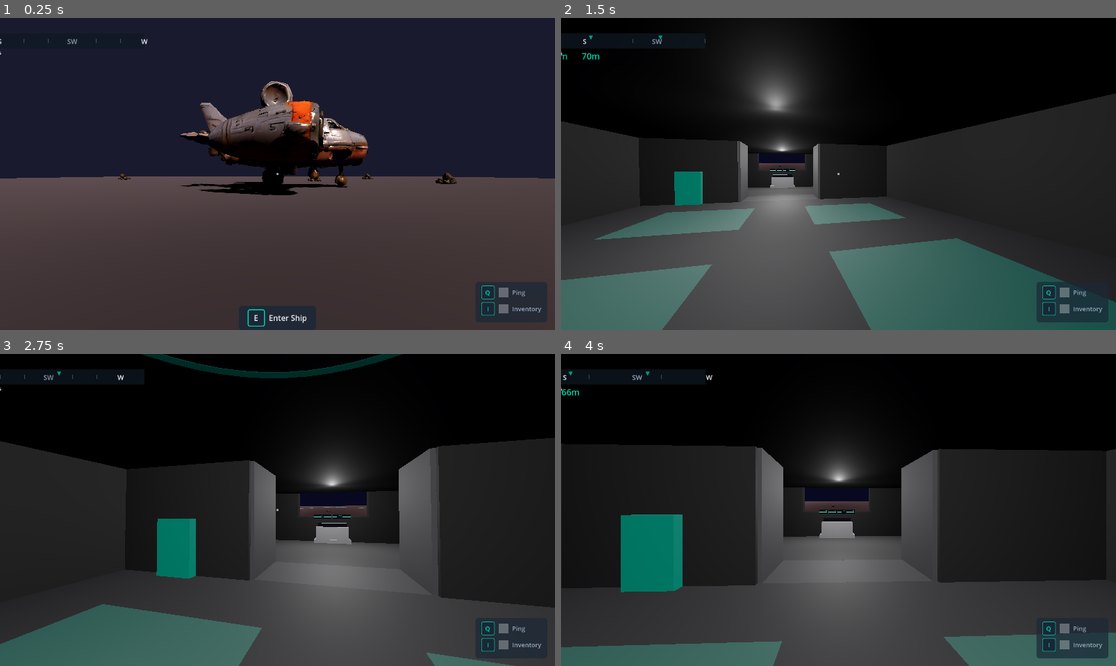
Above: before the commit, frames 1-4 (two rows, left to right).
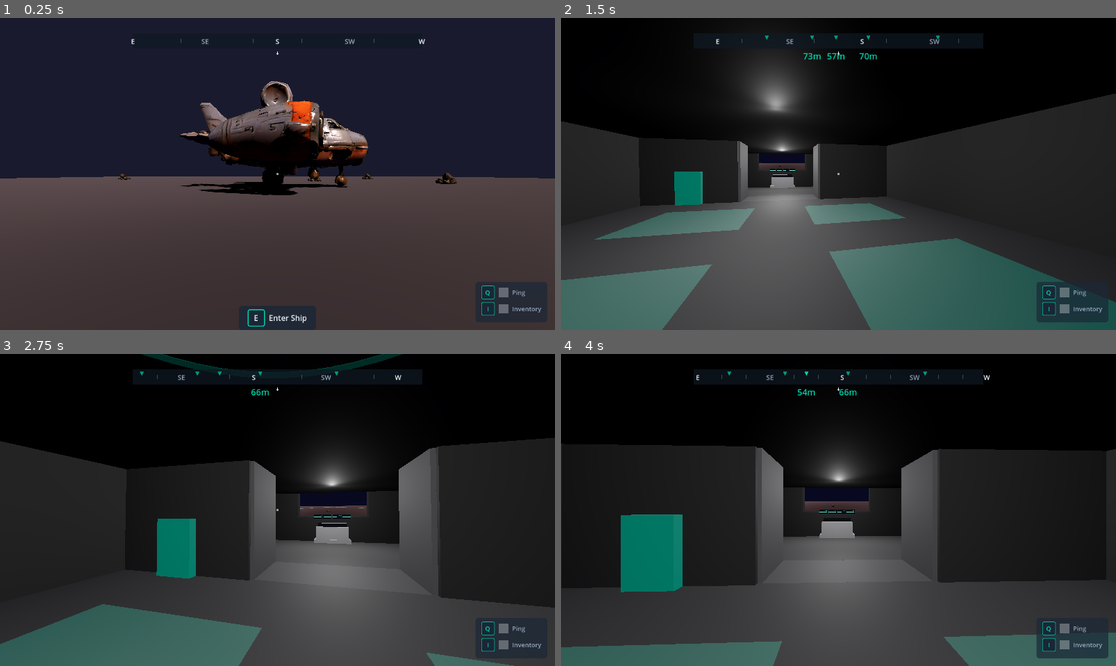
Above: after the commit, the same moments.

Repository: sqlhammer/Hammer-Forge-Studio
Game: Godot game, scene res://scenes/levels/test_world.tscn
The game is run twice, just before and just after one commit, with the same random seed, the same clock (stepped at 60 frames per second) and the same inputs. The project has no main scene, so this scene is started directly.
Inputs (mouse positions are in pixels of both pictures, inside the frame that each line leads up to):
- Up to frame 1 (0.25 s): no input
- Up to frame 2 (1.5 s): tap Enter (ui_accept) at 0.5 s; move the mouse to (832, 180) at 0.52 s; hold E (interact) 0.53-1.28 s; hold W (move_forward) from 0.53 s (still down); click (832, 180) at 0.67 s; tap Space (jump) at 0.77 s; move the mouse to (877, 177) at 1.27 s; tap Q (scan) at 1.35 s
- Up to frame 3 (2.75 s): keep holding W (move_forward); tap Space (jump) at 1.52 s; move the mouse to (233, 506) at 2.02 s; tap X (ship_emergency_stop) at 2.1 s
- Up to frame 4 (4 s): move the mouse to (844, 510) at 2.77 s; release W (move_forward) at 2.78 s; hold A (move_left) 2.78-3.53 s; tap Tab (switch_view) at 2.85 s; click (844, 510) at 2.92 s; tap Space (jump) at 3.02, 3.77 s; tap Enter (ui_accept) at 3.5 s; move the mouse to (816, 503) at 3.52 s; hold W (move_forward) from 3.53 s (still down); tap F (toggle_head_lamp) at 3.6 s

The runs differ from the first frame. In frame 1, 0.1% of the frame differs, in the area x 0-77%, y 6-12%; in frame 2, 0.3%; in frame 3, 0.3%; in frame 4, 0.3%, in the area x 0-78%, y 5-14%.

Commit message:
TICKET-0152: Fix compass and scan progress bar anchors from upper-left to correct positions
Root cause: game_hud.gd used set_anchors_preset() followed by position= which
corrupts Control node offsets (position setter only adjusts offset_left/offset_top
relative to anchors, leaving offset_right/offset_bottom stale).

Fix: Set anchor presets and offsets directly in .tscn scene files (Godot best
practice) and removed conflicting runtime anchor/position code from compass_bar.gd
and game_hud.gd. Compass is now center-top with 32px margin, mining/scan progress
bar is centered 60px below crosshair. Both are resolution-independent via anchors.

480/480 tests pass.

Co-Authored-By: Claude Haiku 4.5 <noreply@anthropic.com>

Diff:
--- a/game/scenes/ui/compass_bar.tscn
+++ b/game/scenes/ui/compass_bar.tscn
@@ -3,4 +3,12 @@
 [ext_resource type="Script" uid="uid://dkatno8pe35a1" path="res://scripts/ui/compass_bar.gd" id="1_cmp"]
 
 [node name="CompassBar" type="Control"]
+anchors_preset = 5
+anchor_left = 0.5
+anchor_right = 0.5
+offset_left = -300.0
+offset_right = 300.0
+offset_bottom = 56.0
+grow_horizontal = 2
+grow_vertical = 1
 script = ExtResource("1_cmp")
--- a/game/scenes/ui/game_hud.tscn
+++ b/game/scenes/ui/game_hud.tscn
@@ -29,8 +29,28 @@
 mouse_filter = 2
 
 [node name="CompassBar" parent="HUDRoot" instance=ExtResource("2_cmp")]
+anchors_preset = 5
+anchor_left = 0.5
+anchor_right = 0.5
+offset_left = -300.0
+offset_right = 300.0
+offset_top = 32.0
+offset_bottom = 88.0
+grow_horizontal = 2
+grow_vertical = 1
 
 [node name="MiningProgress" parent="HUDRoot" instance=ExtResource("3_mpg")]
+anchors_preset = 8
+anchor_left = 0.5
+anchor_top = 0.5
+anchor_right = 0.5
+anchor_bottom = 0.5
+offset_left = -120.0
+offset_right = 120.0
+offset_top = 60.0
+offset_bottom = 100.0
+grow_horizontal = 2
+grow_vertical = 2
 
 [node name="ScannerReadout" parent="HUDRoot" instance=ExtResource("4_scn")]
 
--- a/game/scenes/ui/mining_progress.tscn
+++ b/game/scenes/ui/mining_progress.tscn
@@ -3,4 +3,15 @@
 [ext_resource type="Script" uid="uid://bm22em53lh45" path="res://scripts/ui/mining_progress.gd" id="1_mpg"]
 
 [node name="MiningProgress" type="Control"]
+anchors_preset = 8
+anchor_left = 0.5
+anchor_top = 0.5
+anchor_right = 0.5
+anchor_bottom = 0.5
+offset_left = -120.0
+offset_right = 120.0
+offset_top = -20.0
+offset_bottom = 20.0
+grow_horizontal = 2
+grow_vertical = 2
 script = ExtResource("1_mpg")
--- a/game/scripts/ui/compass_bar.gd
+++ b/game/scripts/ui/compass_bar.gd
@@ -35,15 +35,7 @@
 # ── Built-in Virtual Methods ──────────────────────────────
 
 func _ready() -> void:
-	# Center compass bar horizontally at the top of the parent (TICKET-0140)
-	anchor_left = 0.5
-	anchor_right = 0.5
-	anchor_top = 0.0
-	anchor_bottom = 0.0
-	offset_left = -COMPASS_WIDTH / 2.0
-	offset_right = COMPASS_WIDTH / 2.0
-	offset_top = 0.0
-	offset_bottom = 56.0
+	# Anchors and offsets set in compass_bar.tscn / game_hud.tscn (TICKET-0152)
 	custom_minimum_size = Vector2(COMPASS_WIDTH, 56)
 	_font = ThemeDB.fallback_font
 	_font_mono = ThemeDB.fallback_font
--- a/game/scripts/ui/game_hud.gd
+++ b/game/scripts/ui/game_hud.gd
@@ -124,19 +124,14 @@
 # ── Private Methods ───────────────────────────────────────
 
 func _setup_hud_positions() -> void:
-	# Compass bar — top center
-	_compass_bar.set_anchors_preset(Control.PRESET_CENTER_TOP)
-	_compass_bar.position = Vector2(-CompassBar.COMPASS_WIDTH / 2.0, 32)
+	# Compass bar — anchors/offsets set in game_hud.tscn (center-top, 32px margin)
+	# Mining progress — anchors/offsets set in game_hud.tscn (center, 60px below crosshair)
 
 	# Crosshair — center dot (only element still created programmatically)
 	_crosshair = _create_crosshair()
 	_crosshair.set_anchors_preset(Control.PRESET_CENTER)
 	_crosshair.position = Vector2(-2, -2)
 	_hud_root.add_child(_crosshair)
-
-	# Mining progress — center, below crosshair
-	_mining_progress.set_anchors_preset(Control.PRESET_CENTER)
-	_mining_progress.position = Vector2(-MiningProgress.BAR_WIDTH / 2.0, 60)
 
 	# Scanner readout — center-right
 	_scanner_readout.anchor_left = 1.0
Not shown, changed: tickets/m7/TICKET-0152.md
